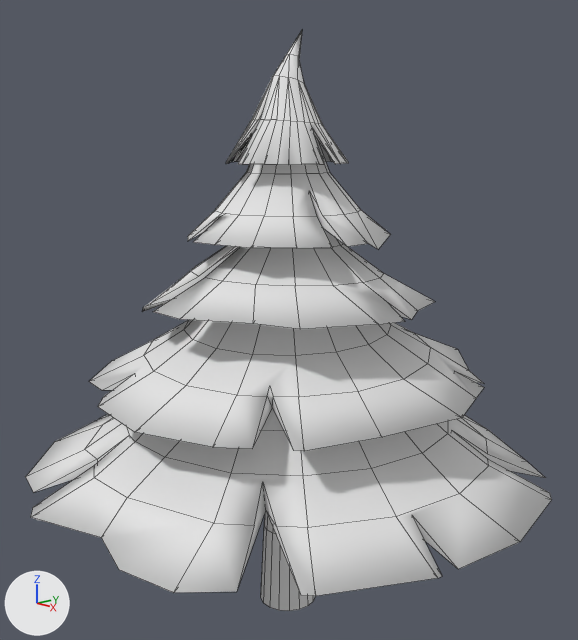
The Blender file blender/envs/pine_tree_base_2.blend: old version first, new version second.
Rendered twice from a 50 mm lens placed at (6.23, -5.44, 5.13), pointed at (0.01, 0.01, 3.25). Arrows for +X, +Y and +Z are at lower left; the lights stay in place. Mesh edges are drawn as thin lines.
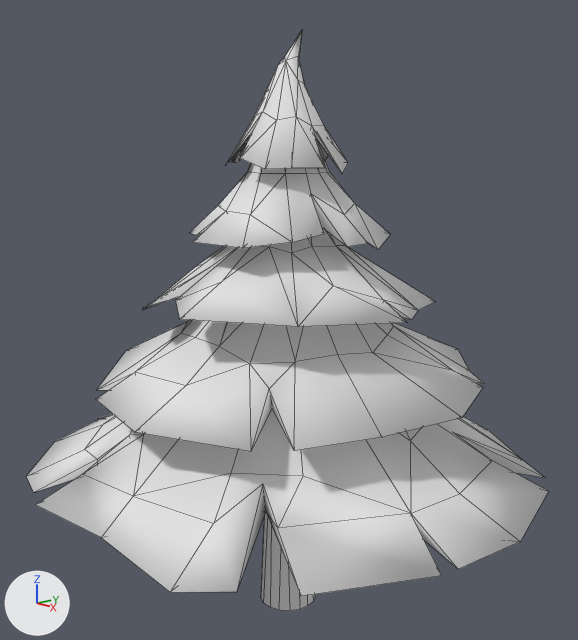
Boxes [x1, y1, x2, y2] around the edits, measured in the pictures (578 x 640 px):
'Cylinder', modifiers changed
    before: [25, 30, 552, 611]
    after: [26, 30, 548, 611]

Edits to the bpy script that builds the scene:
```text
Change ob_cylinder:
    add _m = ob_cylinder.modifiers.new('Decimate', 'DECIMATE')
    add _m.ratio = 0.5
```
